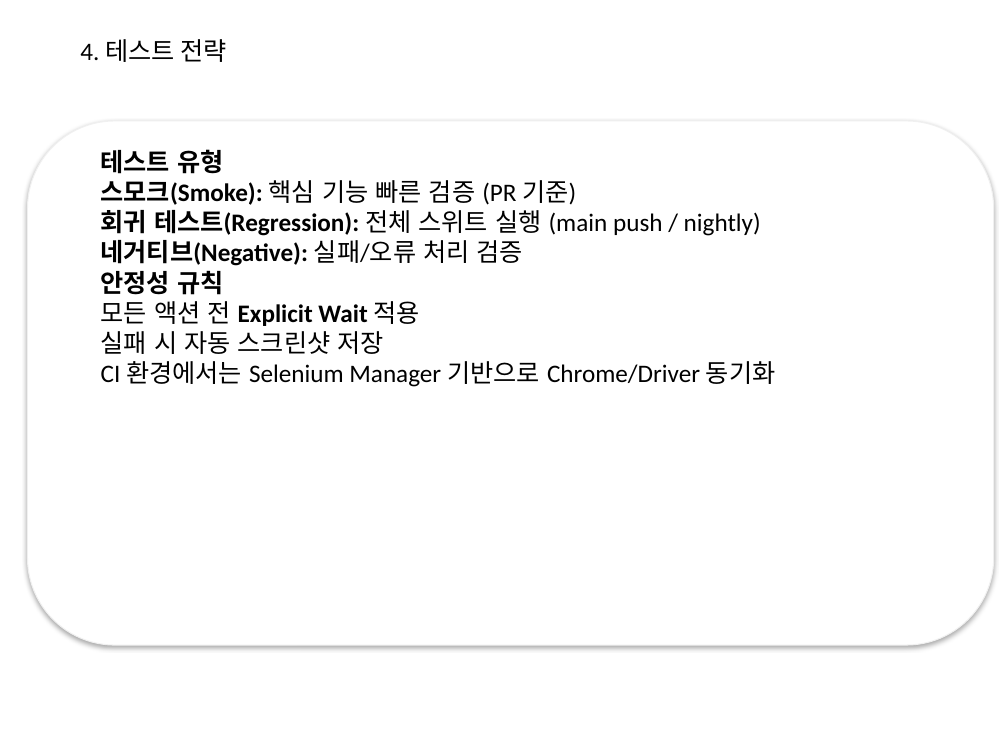
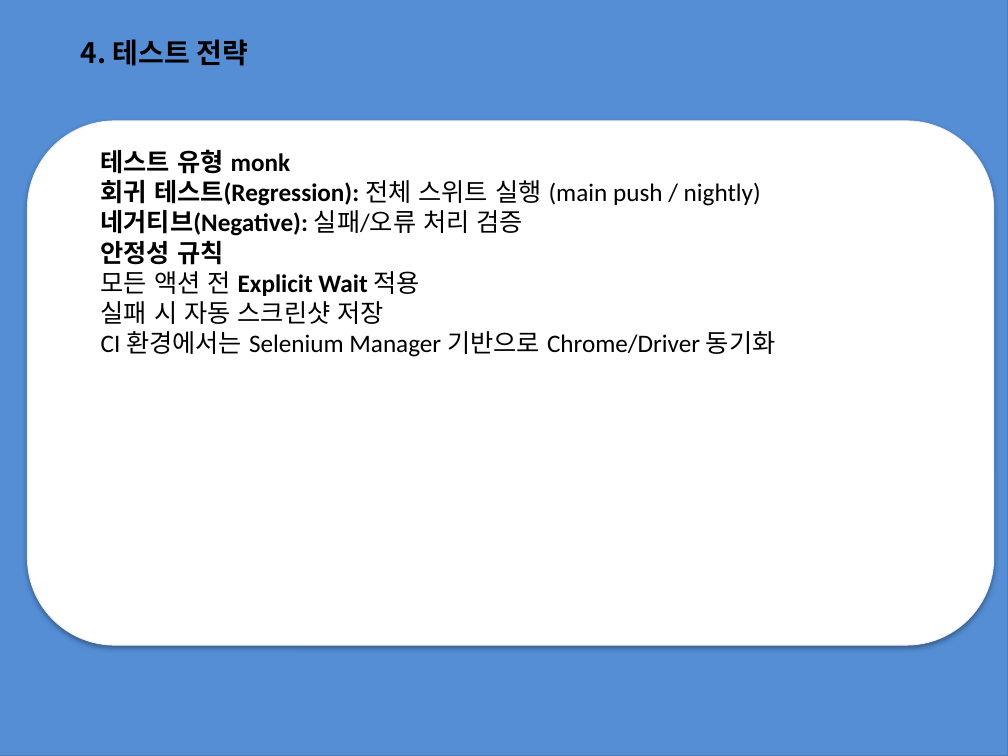
Before and after one commit to jwbaik98/project, a slide deck: slide 7 of 2조 프로젝트 과제(제작중).pptx (slide 6 before the commit). Drawn at 1008x756 pixels with LibreOffice and Linux fonts; fonts in the diff are those of the drawing; background and template pictures are left out. Boxes give left, top, right and bottom in pixels: in the first picture for what was removed or moved away, otherwise in the second. Text is boxed around its words. In the diff, an @@ line names an element or a change of style, - is before the commit and + after.

```diff
--- a/2조 프로젝트 과제(제작중).pptx
+++ b/2조 프로젝트 과제(제작중).pptx
@@ rectangle added at [0, 0, 1008, 756], fill #558ED5, outline #4B7EBC 0.75 pt @@
@@ text "4. 테스트 전략" at [80, 39, 248, 66]: size 18 to 20 pt, font Calibri to Noto Sans CJK KR, bold on @@
@@ text at [101, 149, 291, 174]: text changed @@
-테스트 유형
-스모크(Smoke): 핵심 기능 빠른 검증 (PR 기준)
+테스트 유형 monk
```
Also in this commit, not shown: 20 other slides changed, 3 slides added, 4 slides removed.
